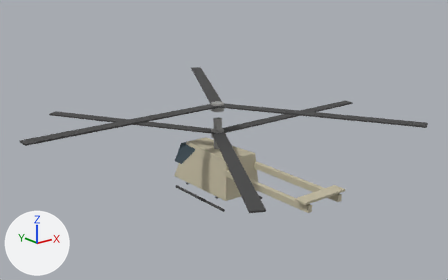
What one commit did to the glTF model assets/models/rus_heli_ka226.glb.
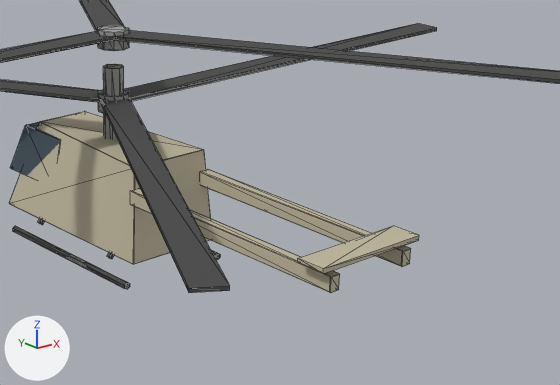
Each version appears first whole from a 50 mm lens placed at (-12.08, -15.43, 8.09), pointed at (0.22, -0.06, 1.94), and next in a close-up on the part from 38% to 90% of the width and 32% to 90% of the height. The axes (+X, +Y, +Z) are drawn at lower left. The lights are the same throughout. The first two pictures are the older version. The close-ups show mesh edges as thin lines. Vertices at exactly the same position are counted once.

Objects in the first close-up: 'body', 'rotor', 'trotor'.
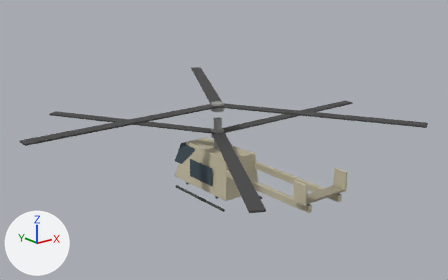
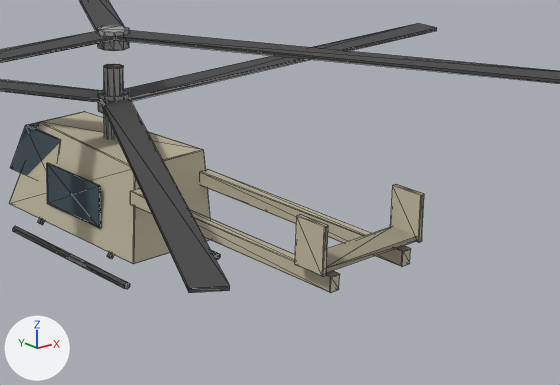
The change in detail:
me_body is used by ob_body; location (0.0, 0.0, 0.0).
me_body had 176 vertices, 304 faces and spanned x -0.84..0.84, y -4.8..1.7, z 0.07..2.7.
me_body now has 272 vertices, 476 faces and spans x -0.84..0.84, y -4.82..1.7, z 0.07..2.7.
me_body part 1: the loose piece of 24 vertices spanning x -0.68..-0.53, y -4.8..-1.2, z 1.2..1.4 is copied, and the copy is scaled about its middle by (0.356, 0.122, 3.11), then moved by (-0.2, -1.6, 0.45); it spans x -0.83..-0.77, y -4.82..-4.38, z 1.45..2.05.
me_body part 2: the loose piece of 24 vertices spanning x 0.53..0.68, y -4.8..-1.2, z 1.2..1.4 is copied, and the copy is scaled about its middle by (0.356, 0.122, 3.11), then moved by (0.2, -1.6, 0.45); it spans x 0.77..0.83, y -4.82..-4.38, z 1.45..2.05.
me_body part 3: a new loose piece, a box spanning x -0.72..-0.7, y -0.6..0.6, z 0.7..1.3, in mat_glass.
me_body part 4: 24 vertices moved within x -0.7..0.7, y -1.29..1.6, z 0.4..2.7; 5 vertices removed from x -0.14..0.14, y -0.1..0.0, z 1.3..2.7; 9 vertices added at x -0.13..0.13, y -0.11..0.04, z 1.3..2.7.
me_body part 5: 159 kept faces spanning x -0.84..0.8, y -4.8..1.69, z 0.14..2.7 get new vertex colours; the middle colour goes from white #ffffff to white #f7f7f7.
Other edits to the shape of me_body do not show in these pictures.

Location of each change, [x1, y1, x2, y2] in pixels of the close-ups (560 x 385 px; the box of a moved part takes in the faces that stretch with it):
'body', reshaped: before [9, 64, 419, 293]; after [10, 64, 424, 293]
part 1 of me_body, added: after [295, 214, 328, 276]
part 2 of me_body, added: after [390, 184, 424, 243]
part 3 of me_body, added: after [47, 163, 101, 228]
part 4 of me_body, moved or reshaped: before [9, 64, 204, 264]; after [10, 64, 210, 264]
part 5 of me_body, recoloured: before [38, 71, 419, 292]; after [38, 144, 417, 292]
